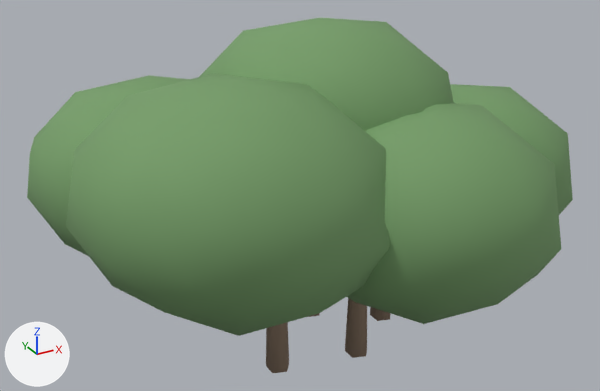
Before and after pictures for a commit that changed the glTF model prototype/assets/models/terrain/shrub_2.glb.
Before and after are seen from a 50 mm camera at (-1.37, -2.35, 1.77) aimed at (-0.02, 0.09, 0.55). Lighting does not change. The marker at lower left points along +X, +Y and +Z. The older version comes first.

Objects in the first picture: 'shrub_2'.
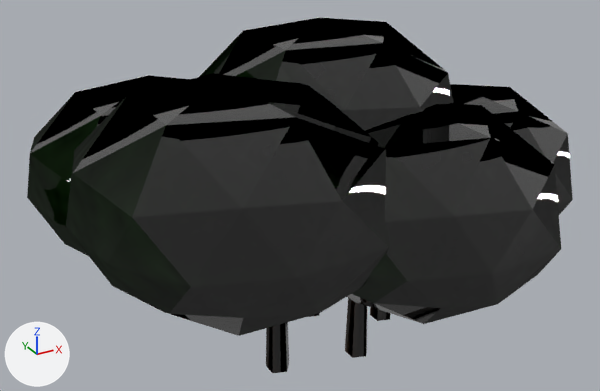
The change, as a diff of the scene's bpy script:
```diff
--- a/prototype/assets/models/terrain/shrub_2.glb.py
+++ b/prototype/assets/models/terrain/shrub_2.glb.py
@@ img_shrub_2_mat1_norm @@
+img_shrub_2_mat1_norm = load_image('shrub_2_mat1_norm', '_unpacked/shrub_2_mat1_norm', 128, 128, 'Non-Color')
@@ img_shrub_2_mat1_albedo @@
+img_shrub_2_mat1_albedo = load_image('shrub_2_mat1_albedo', '_unpacked/shrub_2_mat1_albedo', 128, 128, 'sRGB')
@@ img_shrub_2_mat1_rough @@
+img_shrub_2_mat1_rough = load_image('shrub_2_mat1_rough', '_unpacked/shrub_2_mat1_rough', 128, 128, 'Non-Color')
@@ img_shrub_2_mat0_rough @@
+img_shrub_2_mat0_rough = load_image('shrub_2_mat0_rough', '_unpacked/shrub_2_mat0_rough', 128, 128, 'Non-Color')
@@ img_shrub_2_mat0_norm @@
+img_shrub_2_mat0_norm = load_image('shrub_2_mat0_norm', '_unpacked/shrub_2_mat0_norm', 128, 128, 'Non-Color')
@@ img_shrub_2_mat0_albedo @@
+img_shrub_2_mat0_albedo = load_image('shrub_2_mat0_albedo', '_unpacked/shrub_2_mat0_albedo', 128, 128, 'sRGB')
@@ mat_shrub_2_mat0 @@
 mat_shrub_2_mat0 = bpy.data.materials.new('shrub_2_mat0')
-# nodes: BsdfPrincipled, OutputMaterial
-# colours: brown #907c69
+# nodes: BsdfPrincipled, Math, NormalMap, OutputMaterial, SeparateColor, TexImage x3
+# uses the picture img_shrub_2_mat0_albedo
+# uses the picture img_shrub_2_mat0_norm
+# uses the picture img_shrub_2_mat0_rough
@@ mat_shrub_2_mat1 @@
 mat_shrub_2_mat1 = bpy.data.materials.new('shrub_2_mat1')
-# nodes: BsdfPrincipled, OutputMaterial
-# colours: green #769e69
+# nodes: BsdfPrincipled, Math, NormalMap, OutputMaterial, SeparateColor, TexImage x3
+# uses the picture img_shrub_2_mat1_albedo
+# uses the picture img_shrub_2_mat1_norm
+# uses the picture img_shrub_2_mat1_rough
@@ me_shrub_2_mesh @@
 me_shrub_2_mesh.from_pydata(...)  # 302 vertices, 560 faces; spans x -0.91..1.05, y -0.76..0.9, z 0.0..1.22
 # used by ob_shrub_2; location = (0.0, 0.0, 0.0)
+# me_shrub_2_mesh part 1: texture (UV) coordinates changed
 me_shrub_2_mesh.materials.append(mat_shrub_2_mat0)
```

Boxes [x1, y1, x2, y2] around the edits, measured in the pictures (600 x 391 px):
'shrub_2', surface changed (green to black): [27, 18, 573, 373] in both
